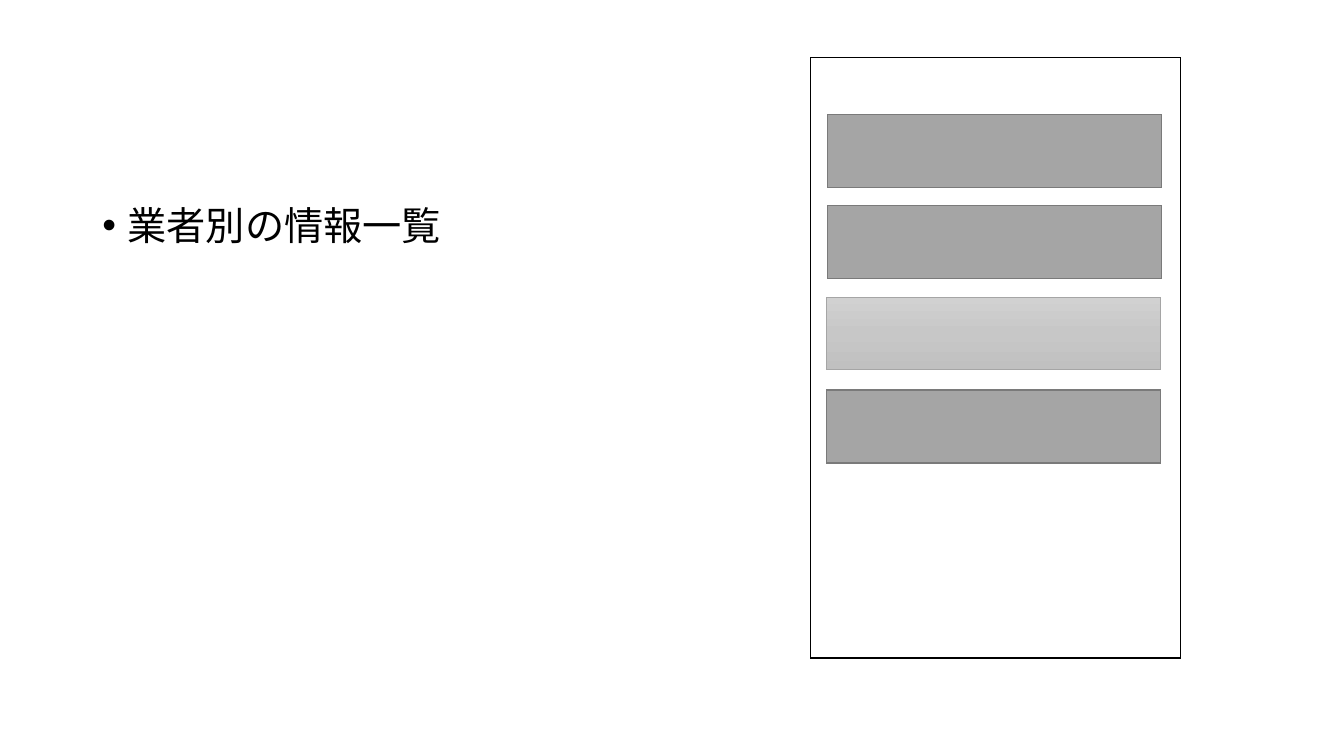
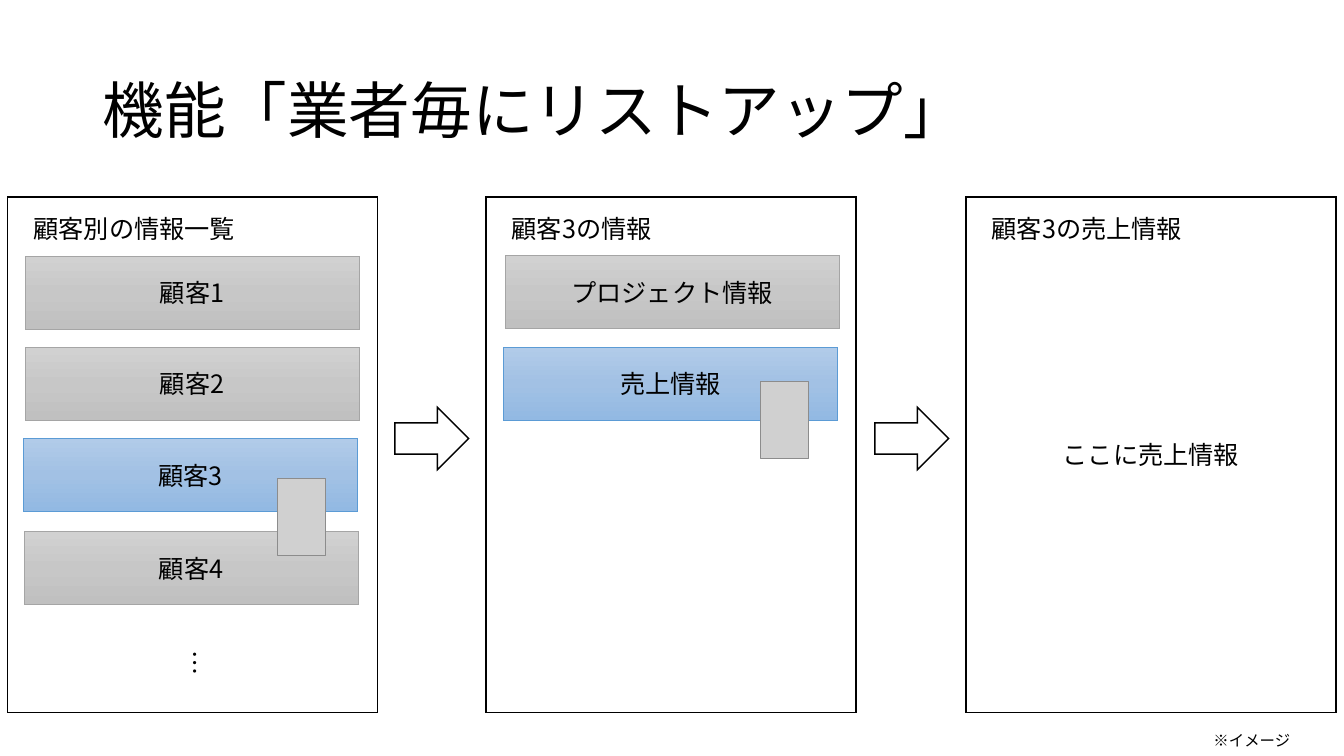
Before and after one commit to masapoyo/sugukuru, a slide deck: slide 10 of Presentation/要件定義.pptx (slide 9 before the commit). Drawn at 1344x756 pixels with LibreOffice and Linux fonts; fonts in the diff are those of the drawing; grey boxes stand for pictures. Boxes give left, top, right and bottom in pixels: in the first picture for what was removed or moved away, otherwise in the second. Text is boxed around its words. In the diff, an @@ line names an element or a change of style, - is before the commit and + after.

```diff
--- a/Presentation/要件定義.pptx
+++ b/Presentation/要件定義.pptx
@@ title added at <box>102,81,965,139</box>, 44 pt, text #000000 @@
+機能「業者毎にリストアップ」
@@ rectangle removed at <box>828,115,1162,188</box> @@
@@ rectangle: place and size @@
-rectangle at <box>811,57,1181,658</box>
+rectangle at <box>8,197,378,712</box>
@@ text removed at <box>128,207,441,244</box> @@
-• 業者別の情報一覧
@@ rectangle removed at <box>828,206,1162,278</box> @@
@@ rectangle added at <box>966,197,1336,712</box>, fill #FFFFFF, outline #000000 1 pt, 18 pt, text #000000 @@
+ここに売上情報
@@ text added at <box>992,216,1182,240</box>, 18 pt, text #000000 @@
+顧客3の売上情報
@@ rectangle removed at <box>827,297,1160,370</box> @@
@@ group added at <box>486,197,856,712</box>: 3 rectangles, 1 text @@
+顧客3の情報
+プロジェクト情報
+売上情報
@@ picture added at <box>761,382,809,459</box> @@
@@ right arrow added at <box>395,407,469,470</box>, fill #FFFFFF, outline #000000 1 pt @@
@@ rectangle removed at <box>827,390,1160,463</box> @@
@@ right arrow added at <box>875,407,949,470</box>, fill #FFFFFF, outline #000000 1 pt @@
@@ picture added at <box>278,479,326,556</box> @@
@@ group added at <box>23,216,359,677</box>: 4 rectangles, 2 texts @@
+顧客1
+顧客2
+顧客3
+顧客4
+顧客別の情報一覧
+…
@@ text added at <box>1213,734,1290,747</box>, 11 pt, text #000000 @@
+※イメージ
```
Also in this commit, not shown: 4 other slides changed, 3 slides added, 1 slide removed.
